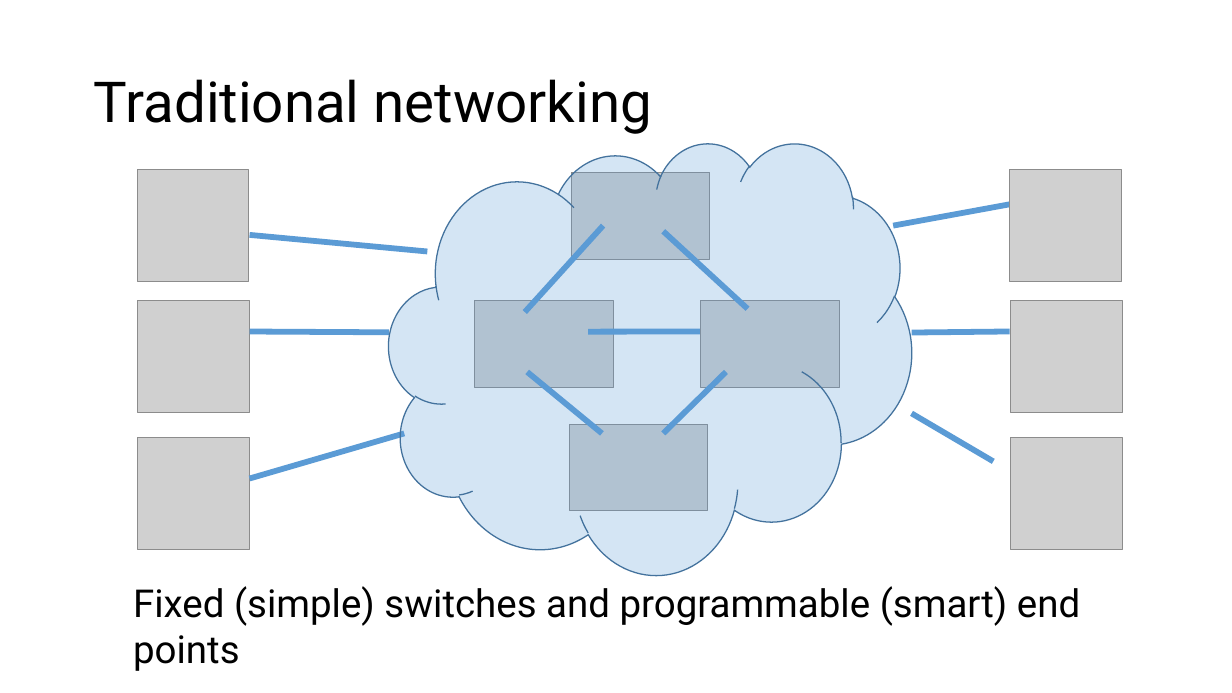
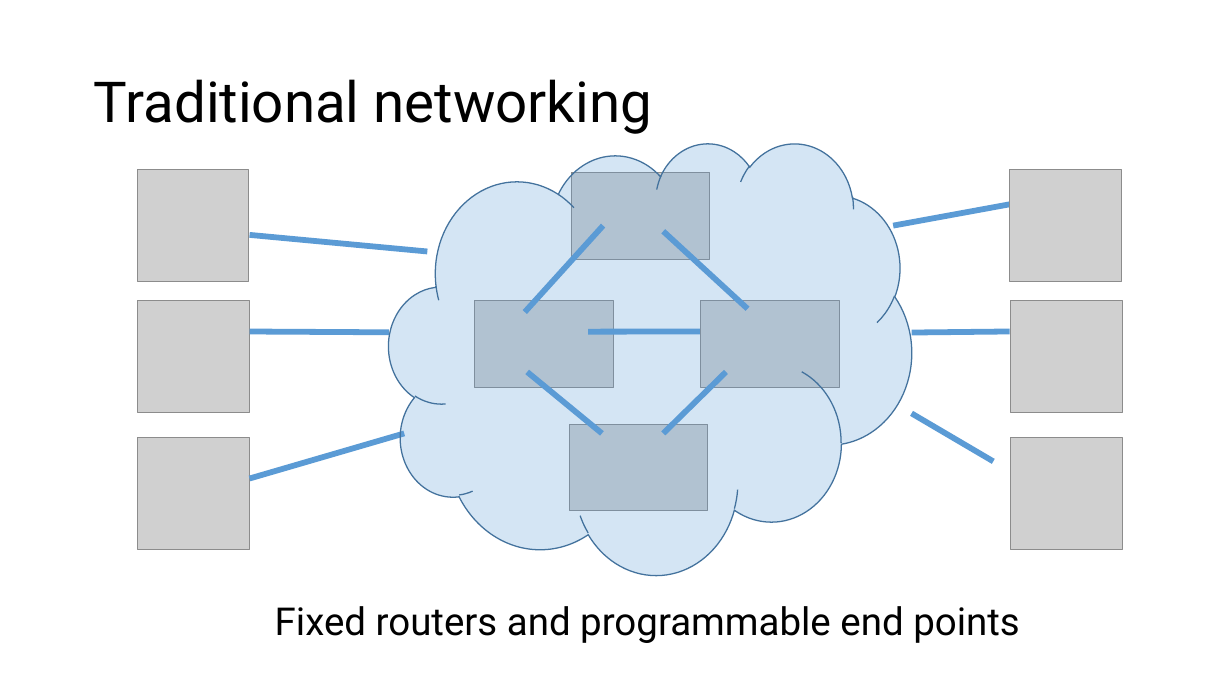
Before and after one commit to anirudhSK/pifo-domino-marple-ppts, a slide deck: slide 3 of combined_domino_pifo.pptx. Drawn at 1232x693 pixels with LibreOffice and Linux fonts; fonts in the diff are those of the drawing; grey boxes stand for pictures. Boxes give left, top, right and bottom in pixels: in the first picture for what was removed or moved away, otherwise in the second. Text is boxed around its words. In the diff, an @@ line names an element or a change of style, - is before the commit and + after.

```diff
--- a/combined_domino_pifo.pptx
+++ b/combined_domino_pifo.pptx
@@ text at [275, 606, 1020, 643]: text changed @@
-Fixed (simple) switches and programmable (smart) end points
+Fixed routers and programmable end points
```
Also in this commit, not shown: 10 other slides changed.
